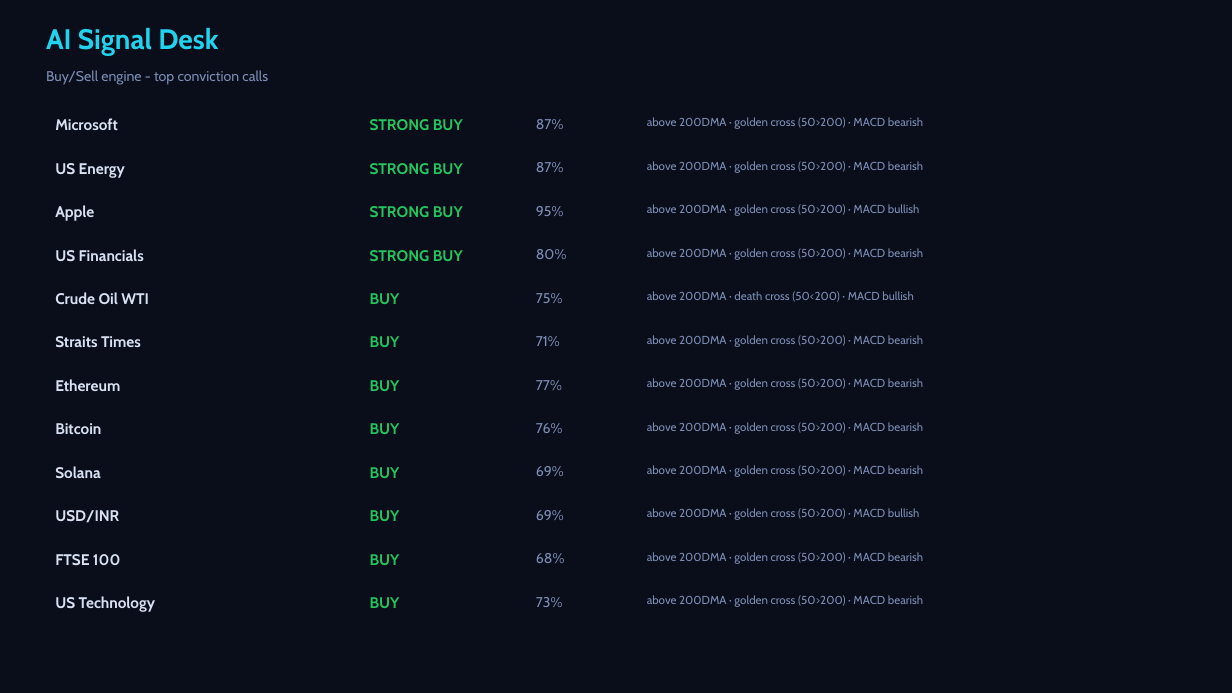
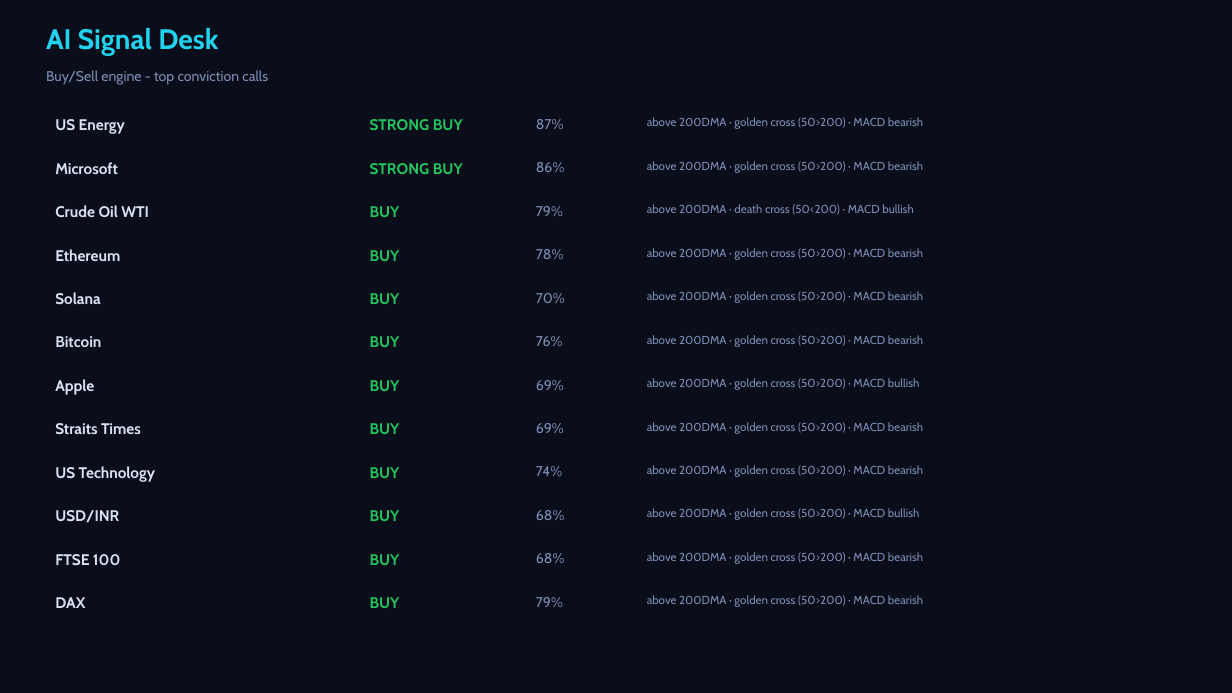
Before and after one commit to Pravkum23/pmr-terminal, a slide deck: slide 4 of docs/pmr_daily.pptx. Drawn at 1232x693 pixels with LibreOffice and Linux fonts; fonts in the diff are those of the drawing. Boxes give left, top, right and bottom in pixels: in the first picture for what was removed or moved away, otherwise in the second. Text is boxed around its words. In the diff, an @@ line names an element or a change of style, - is before the commit and + after.

```diff
--- a/docs/pmr_daily.pptx
+++ b/docs/pmr_daily.pptx
@@ text "US Energy" moved from (x1=55, y1=163, x2=125, y2=178) to (x1=55, y1=119, x2=125, y2=134) @@
@@ text "Microsoft" moved from (x1=55, y1=118, x2=118, y2=130) to (x1=55, y1=162, x2=118, y2=174) @@
@@ text at (x1=536, y1=162, x2=565, y2=172): text changed @@
-87%
+86%
@@ text removed at (x1=55, y1=205, x2=94, y2=221) @@
-Apple
@@ text at (x1=370, y1=206, x2=400, y2=217): text changed @@
-STRONG BUY
+BUY
@@ text at (x1=536, y1=206, x2=563, y2=216): text changed @@
-95%
+79%
@@ text at (x1=647, y1=204, x2=913, y2=215): text changed @@
-above 200DMA · golden cross (50>200) · MACD bullish
+above 200DMA · death cross (50<200) · MACD bullish
@@ text at (x1=55, y1=249, x2=120, y2=261): text changed @@
-US Financials
+Ethereum
@@ text at (x1=370, y1=250, x2=400, y2=261): text changed @@
-STRONG BUY
+BUY
@@ text at (x1=536, y1=249, x2=564, y2=259): text changed @@
-80%
+78%
@@ text added at (x1=55, y1=292, x2=100, y2=304), 12 pt, text #D7E1F3, bold @@
+Solana
@@ text at (x1=536, y1=293, x2=565, y2=303): text changed @@
-75%
+70%
@@ text at (x1=647, y1=291, x2=923, y2=303): text changed @@
-above 200DMA · death cross (50<200) · MACD bullish
+above 200DMA · golden cross (50>200) · MACD bearish
@@ 3 texts moved together from (x1=55, y1=292, x2=563, y2=434) to (x1=55, y1=205, x2=563, y2=347) @@
@@ text removed at (x1=536, y1=336, x2=560, y2=346) @@
-71%
@@ text at (x1=55, y1=379, x2=94, y2=395): text changed @@
-Ethereum
+Apple
@@ text at (x1=536, y1=380, x2=564, y2=390): text changed @@
-77%
+69%
@@ text at (x1=647, y1=378, x2=919, y2=390): text changed @@
-above 200DMA · golden cross (50>200) · MACD bearish
+above 200DMA · golden cross (50>200) · MACD bullish
@@ text "Straits Times" moved from (x1=55, y1=336, x2=141, y2=347) to (x1=55, y1=423, x2=141, y2=434) @@
@@ text "69%" moved from (x1=536, y1=466, x2=564, y2=476) to (x1=536, y1=423, x2=564, y2=433) @@
@@ text at (x1=55, y1=466, x2=155, y2=482): text changed @@
-Solana
+US Technology
@@ text added at (x1=536, y1=466, x2=562, y2=476), 11 pt, text #7C8DB5 @@
+74%
@@ text at (x1=536, y1=510, x2=565, y2=520): text changed @@
-69%
+68%
@@ text at (x1=55, y1=597, x2=85, y2=608): text changed @@
-US Technology
+DAX
@@ text at (x1=536, y1=597, x2=563, y2=607): text changed @@
-73%
+79%
```
Also in this commit, not shown: 3 other slides changed, 2 other files.
